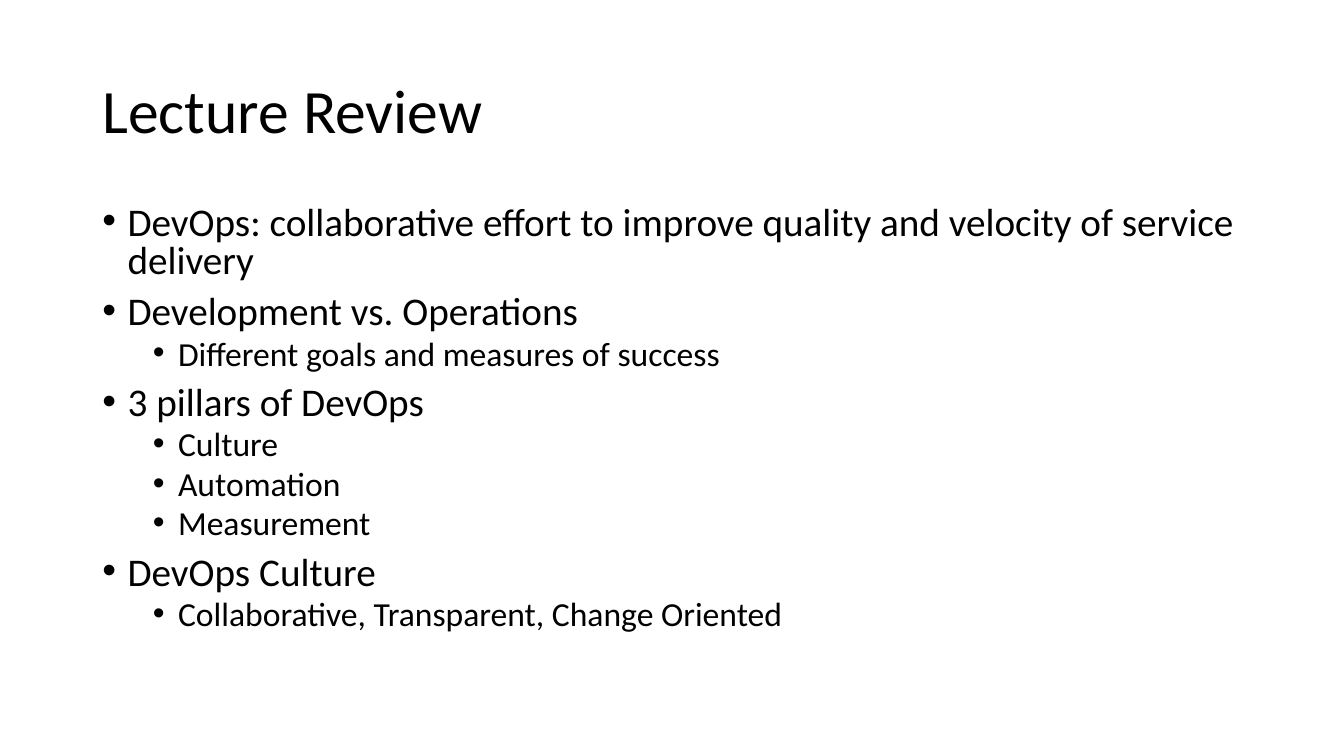
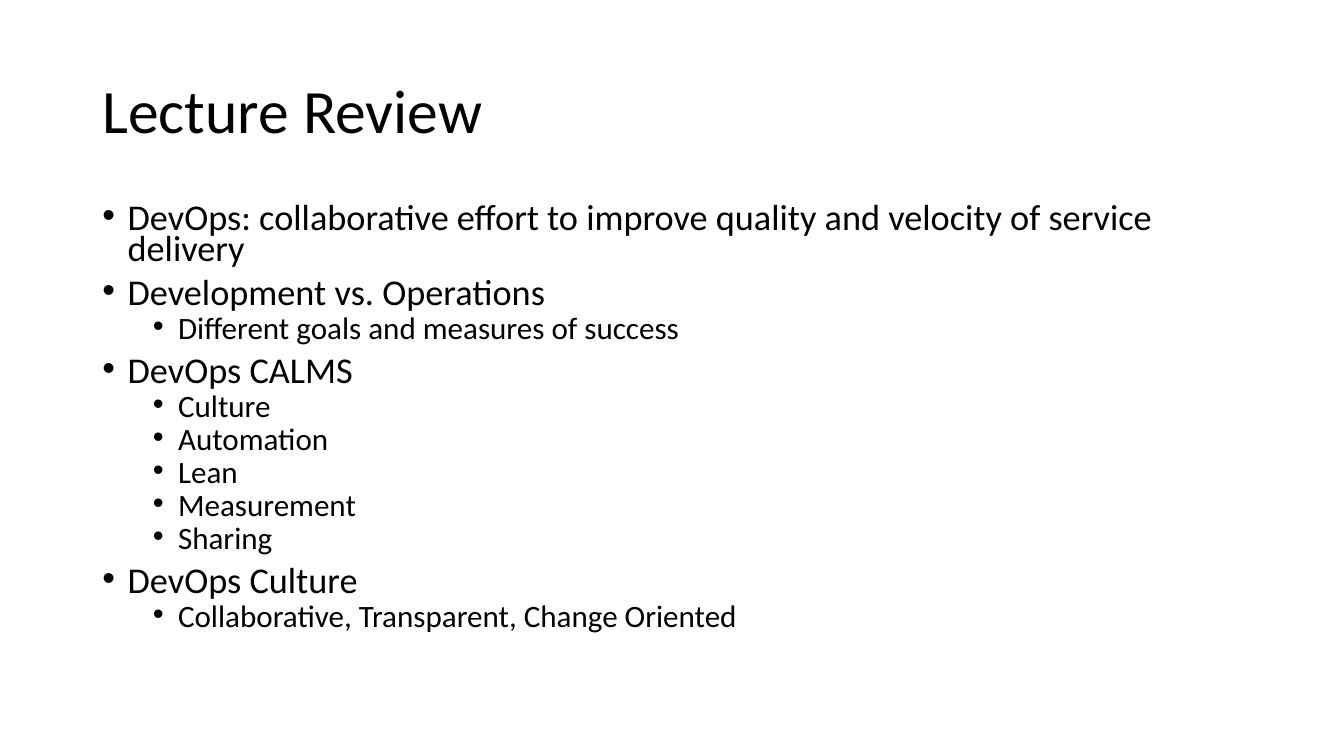
Before and after one commit to jasondbaker/infrastructure-class, a slide deck: slide 4 of review/lecture-review-week-6.pptx. Drawn at 1344x756 pixels with LibreOffice and Linux fonts; fonts in the diff are those of the drawing. Boxes give left, top, right and bottom in pixels: in the first picture for what was removed or moved away, otherwise in the second. Text is boxed around its words. In the diff, an @@ line names an element or a change of style, - is before the commit and + after.

Commit message:
update all lecture review presentations

```diff
--- a/review/lecture-review-week-6.pptx
+++ b/review/lecture-review-week-6.pptx
@@ text at box(128, 204, 1152, 633): size 28 to 25.9 pt in "DevOps: collaborative effort to improve quality and ...", "Development vs. Operations", "DevOps Culture"; size 24 to 22.2 pt in "Different goals and measures of success", "Culture", "Automation", "Measurement" and 1 more places; line spacing 0.8 to 0.7 @@
@@ text at box(128, 359, 353, 389): text changed; size 28 to 25.9 pt @@
-• 3 pillars of DevOps
+• DevOps CALMS
@@ text at box(178, 463, 238, 484): paragraph added @@
+  • Lean
@@ text at box(178, 527, 272, 555): paragraph added @@
+  • Sharing
```
Also in this commit, not shown: 5 other slides changed, 2 slides removed, 9 other files.
